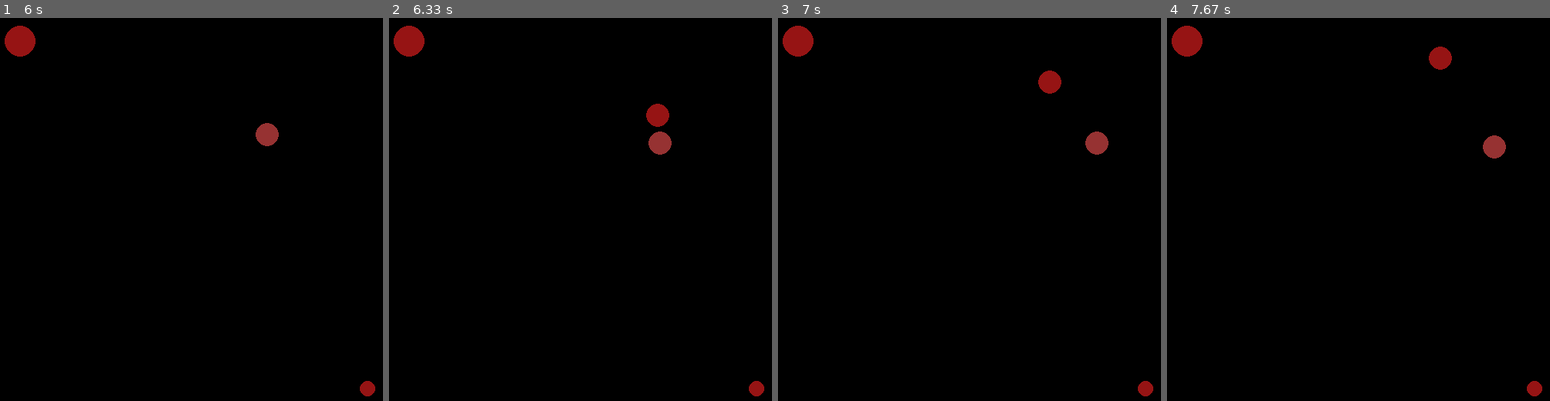
Above: before the commit, frames 1-4 (left to right).
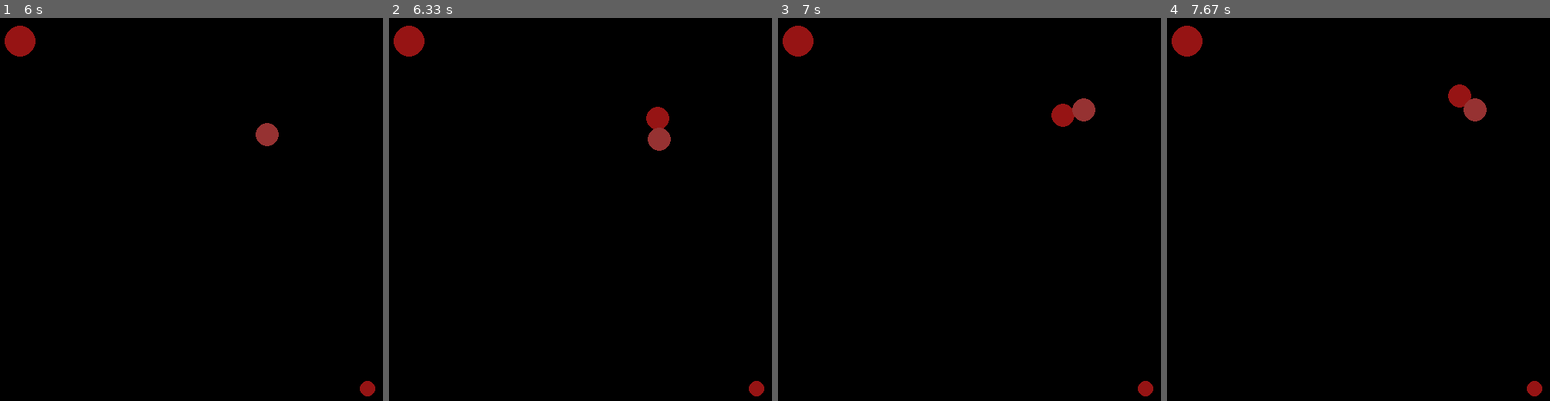
Above: after the commit, the same moments.

Repository: curlymario/mpit_cs_py_hw
Game: pygame game, started from lect_20/lab/3.balls.py
Two runs of this game, one before a commit and one after it. Both use one fixed random seed, a clock stepped at 60 frames per second and the inputs below.
Inputs (mouse positions are in pixels of both pictures, inside the frame that each line leads up to):
- Up to frame 1 (6 s): press the mouse at (191, 236) at 0.37 s; move the mouse to (145, 224) at 0.47 s; release the mouse at (95, 213) at 0.6 s; hold Right 0.67-1.13 s; move the mouse to (225, 297) at 0.7 s; hold Up 1.17-1.47 s; hold Right 1.5-1.97 s; hold Left 2-2.53 s; hold Down 2.57-2.87 s; hold Left 2.9-3.3 s; hold Up 3.33-3.7 s; hold Right 3.73-4.37 s; hold Down 4.4-4.77 s; hold Left 4.8-5.27 s; hold Right 5.3-5.77 s; hold Up from 5.8 s (still down)
- Up to frame 2 (6.33 s): release Up at 6.1 s; click (660, 144) at 6.18 s
- Up to frame 3 (7 s): hold Right 6.47-6.93 s; hold Left from 6.97 s (still down)
- Up to frame 4 (7.67 s): release Left at 7.5 s; hold Down from 7.53 s (still down)

Frame 1 is identical in both runs. In frame 2, 0.2% of the frame differs, in the area x 67-74%, y 22-36%; in frame 3, 1.1%, in the area x 67-87%, y 13-36%; in frame 4, 1.1%.

Commit message:
lab 20 task 6 without mass

Diff:
--- a/lect_20/lab/3.balls.py
+++ b/lect_20/lab/3.balls.py
@@ -41,6 +41,14 @@
         """
         return math.sqrt(self.x**2 + self.y**2)
 
+    def normalize(self):
+        """
+        :return: float
+        >>> print(Vector(5, 12).normalize())
+        (0.38461538461538464, 0.9230769230769231)
+        """
+        return Vector(self.x / self.length(), self.y / self.length())
+
     def dot_product(self, other):
         """
         returns scalar (inner, dot) product (int or float)
@@ -49,7 +57,7 @@
         >>> print(Vector(2, 2) * Vector(2, 3))
         10
         """
-        return (self.x * self.y) + (other.x * other.y)
+        return (self.x * other.x) + (self.y * other.y)
 
     def scalar_vector_mult(self, num):
         """
@@ -143,6 +151,16 @@
             old_selection.selected = False
         self.selected = True
 
+    def check_collision(self, other_ball):
+        path = self.position - other_ball.position
+        distance = path.length() - (self.radius + other_ball.radius)
+        if distance <= 0:
+            self_impulse = ((other_ball.velocity - self.velocity) * path.normalize()) * path.normalize()
+            other_impulse = ((self.velocity - other_ball.velocity) * path.normalize()) * path.normalize()
+            self.velocity += self_impulse
+            other_ball.velocity += other_impulse
+
+
     def render(self, canvas):
         # velocity = self.velocity.intpair()
         position = self.position.intpair()
@@ -159,7 +177,7 @@
         pygame.draw.circle(canvas, (self.red, self.green, self.blue), (position[0], position[1]), self.radius)
 
 
-def mouse_click_action(balls, current_selection, cursor_position):
+def mouse_click_action(balls_list, current_selection, cursor_position):
     """
     select ball and unselect previously selected
     if non selected create new
@@ -167,13 +185,13 @@
     :param current_selection: Ball
     :return Ball
     """
-    for ball in balls:
+    for ball in balls_list:
         distance = cursor_position - ball.position
         if distance.length() <= ball.radius:
             ball.update_selection(current_selection)
             return ball
     new_ball = Ball(*cursor_position.intpair(), 15)
-    balls.append(new_ball)
+    balls_list.append(new_ball)
     new_ball.update_selection(current_selection)
     return new_ball
 
@@ -216,7 +234,14 @@
         for ball in balls:
             if ball.selected:
                 ball.input()
+        other_balls = [x for x in balls]
+        for ball in balls:
+            other_balls.remove(ball)
+            for other_ball in other_balls:
+                ball.check_collision(other_ball)
+        for ball in balls:
             ball.update(dt, friction)
+        for ball in balls:
             ball.render(screen)
 
         pygame.display.flip()
